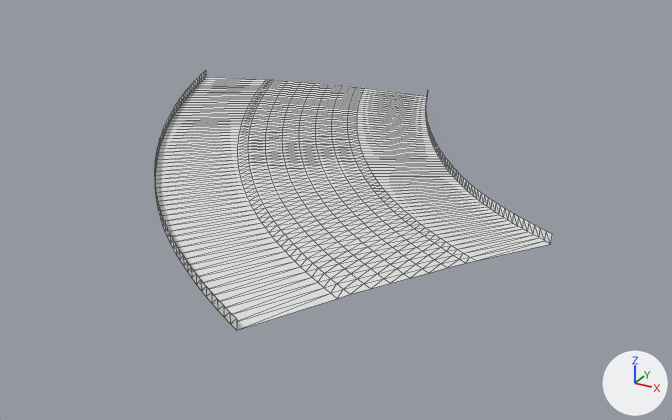
Two versions of the glTF model public/assets/gen4/models/track-46.glb, one commit apart.
Rendered twice from a camera (50 mm lens) standing at (-26.6, -242.7, 37.3) and looking at (-72.1, -160.0, -4.0). The lights are fixed; the arrows at lower right show +X, +Y and +Z. The older version comes first. Mesh edges are drawn as thin lines. Vertices at exactly the same position are counted once.

Names of what the first picture shows: 'track-46'.
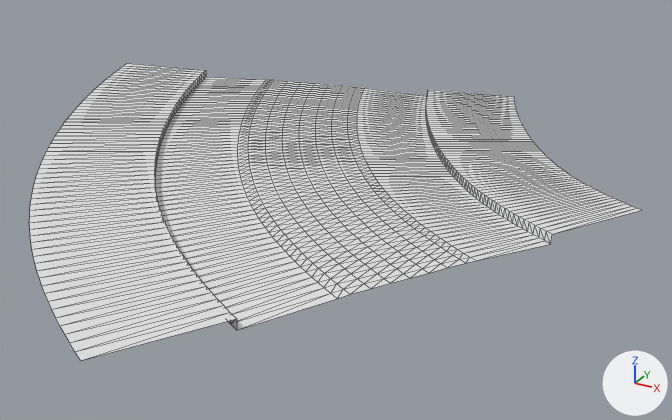
Edits to the scene script, one JSON object a line:
```json
{"block": "me_track_46", "where": "# used by ob_track_46; location = (0.0, 0.0, 0.0)"}
{"op": "remove", "block": "me_track_46", "code": "me_track_46.from_pydata(...)  # 819 vertices, 1488 faces; spans x -107.1..-46.8, y -192.5..-124.9, z -0.9..1.4"}
{"op": "add", "block": "me_track_46", "code": "me_track_46.from_pydata(...)  # 945 vertices, 1736 faces; spans x -118.4..-40.9, y -202.9..-120.9, z -0.9..2.0"}
{"block": "me_track_46", "change": "me_track_46 part 1"}
{"block": "me_track_46", "change": "58 vertices are added at x -118.4..-68.8, y -202.9..-139.8, z 1.7..2.0"}
{"block": "me_track_46", "change": "5 new vertices lie (0.6, -1.1, 0.0) away from vertices in x -112.2..-106.2, y -165.6..-154.6, z 1.9"}
{"block": "me_track_46", "change": "124 new faces join them"}
{"block": "me_track_46", "change": "me_track_46 part 2"}
{"block": "me_track_46", "change": "57 vertices are added at x -65.3..-40.9, y -153.9..-120.9, z -0.4..0.2"}
{"block": "me_track_46", "change": "6 new vertices lie (0.3, -0.7, 0.0) away from vertices in x -65.3..-59.7, y -133.4..-120.9, z -0.4..-0.3"}
{"block": "me_track_46", "change": "124 new faces join them"}
```

What differs and where, as boxes (x1, y1, x2, y2) in the pictures (672 x 420 px):
```json
{"object": "track-46", "change": "reshaped", "before": [155, 71, 552, 330], "after": [29, 64, 641, 361], "on screen": "54% wider, 15% taller"}
{"part": 1, "of": "me_track_46", "change": "added", "after": [29, 64, 236, 361]}
{"part": 2, "of": "me_track_46", "change": "added", "after": [426, 90, 641, 234]}
```
